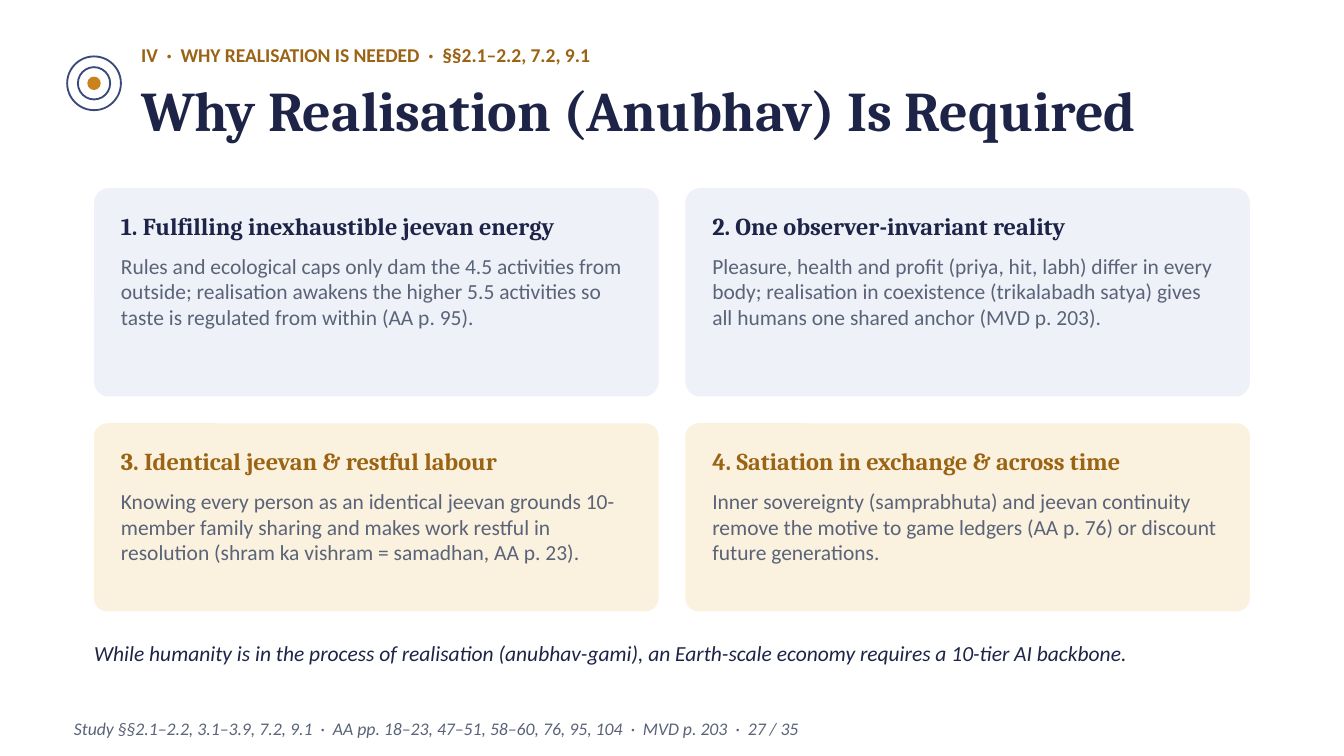
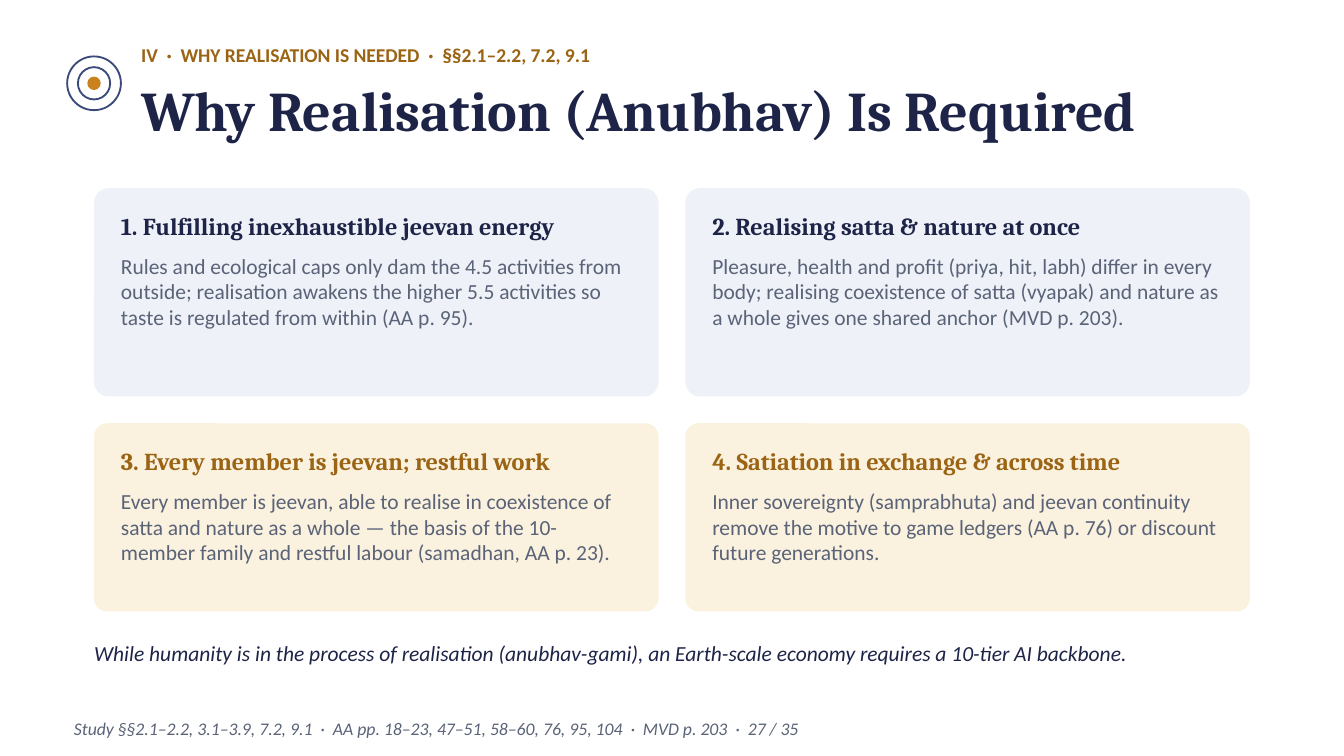
Before and after one commit to raghavamohan/AnalyticMadhyasthDarshan, a slide deck: slide 27 of Studies/Prosperity-Economics-And-Right-Use/Prosperity-Economics-And-Right-Use-Madhyasth-Darshan.pptx. Drawn at 1344x756 pixels with LibreOffice and Linux fonts; fonts in the diff are those of the drawing. Boxes give left, top, right and bottom in pixels: in the first picture for what was removed or moved away, otherwise in the second. Text is boxed around its words. In the diff, an @@ line names an element or a change of style, - is before the commit and + after.

Commit message:
Clarify jeevan realisation in satta and nature as a whole across study and decks

```diff
--- a/Studies/Prosperity-Economics-And-Right-Use/Prosperity-Economics-And-Right-Use-Madhyasth-Darshan.pptx
+++ b/Studies/Prosperity-Economics-And-Right-Use/Prosperity-Economics-And-Right-Use-Madhyasth-Darshan.pptx
@@ text at (712,218,1081,241): text changed @@
-2. One observer-invariant reality
+2. Realising satta & nature at once
@@ text at (712,258,1219,329): text changed @@
-Pleasure, health and profit (priya, hit, labh) differ in every body; realisation in coexistence (trikalabadh satya) gives all humans one shared anchor (MVD p. 203).
+Pleasure, health and profit (priya, hit, labh) differ in every body; realising coexistence of satta (vyapak) and nature as a whole gives one shared anchor (MVD p. 203).
@@ text at (121,453,549,476): text changed @@
-3. Identical jeevan & restful labour
+3. Every member is jeevan; restful work
@@ text at (121,494,611,564): text changed @@
-Knowing every person as an identical jeevan grounds 10-member family sharing and makes work restful in resolution (shram ka vishram = samadhan, AA p. 23).
+Every member is jeevan, able to realise in coexistence of satta and nature as a whole — the basis of the 10-member family and restful labour (samadhan, AA p. 23).
```
Also in this commit, not shown: 2 other slides changed, 14 other files.
